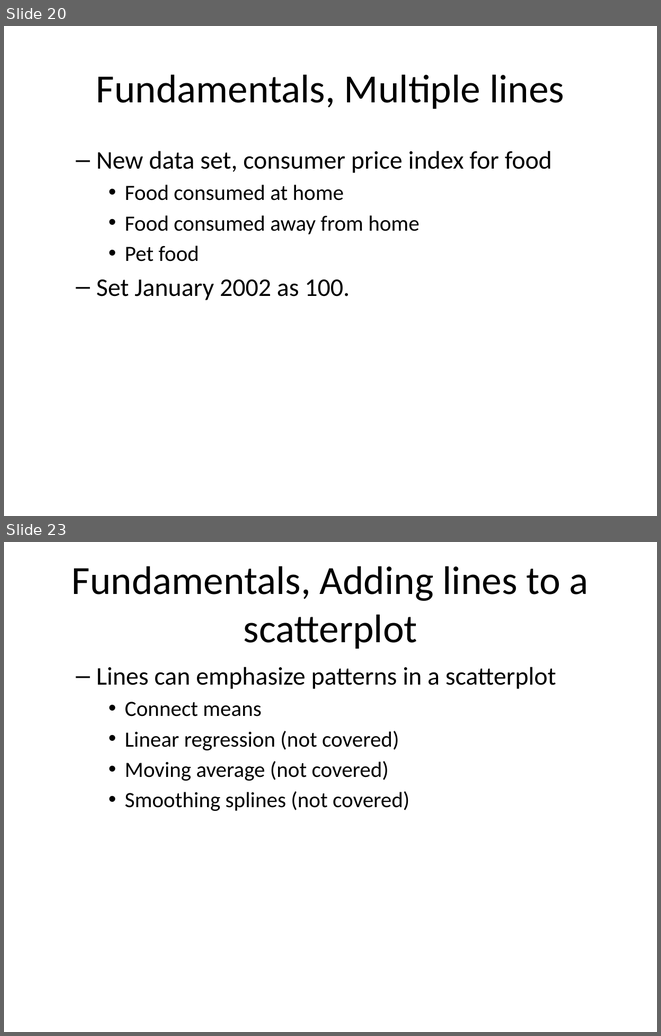
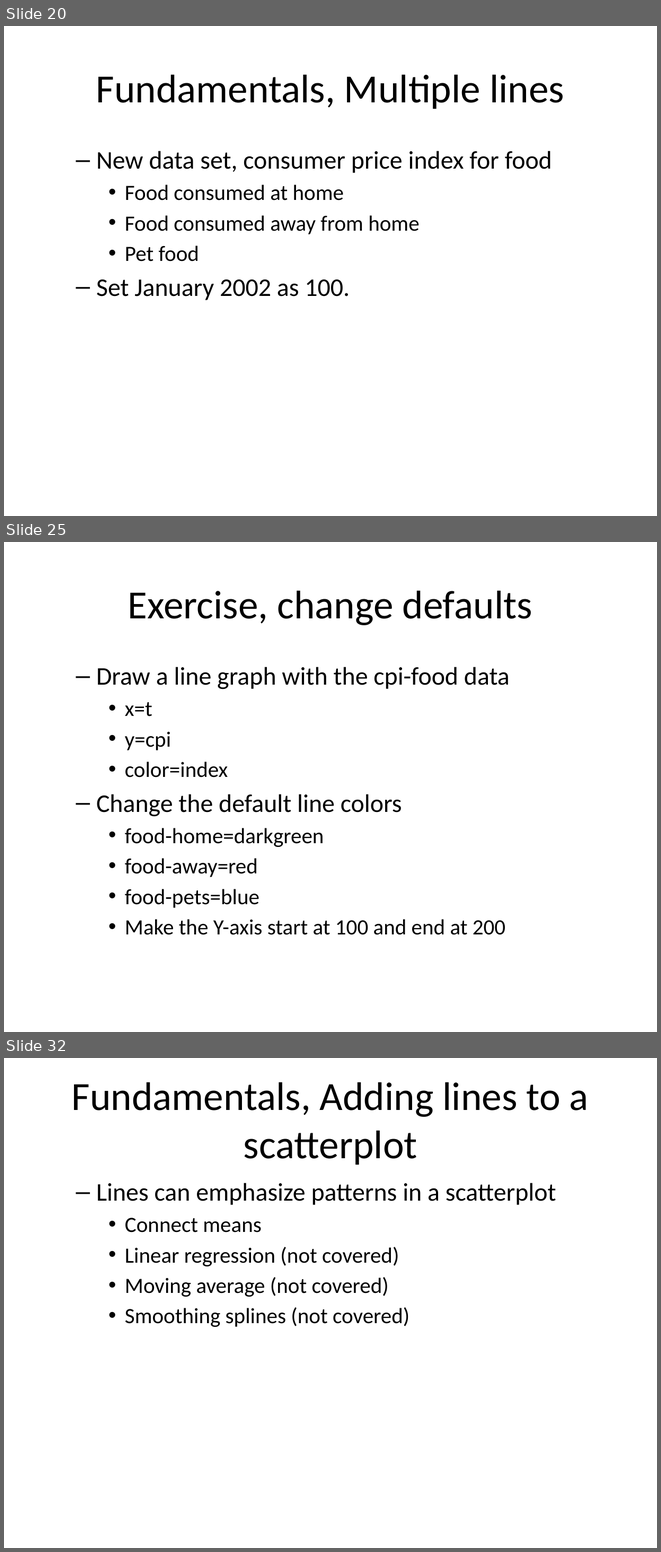
Before and after one commit to pmean/data-visualization, a slide deck: data-viz-03/component/fundamentals.pptx. Shown one above the other, each under a label of ours: slides 20 and 23 before the commit, slides 20, 25 and 32 after it; the slides between them are not shown. The pictures are 661x1036 and 661x1552 pixels, drawn with LibreOffice and Linux fonts; fonts in the diff are those of the drawing. Boxes give left, top, right and bottom in pixels: in the first picture for what was removed or moved away, otherwise in the second. Text is boxed around its words. In the diff, an @@ line names an element or a change of style, - is before the commit and + after.

Commit message:
Work on recommendations.Rmd in data-viz-03

```diff
--- a/data-viz-03/component/fundamentals.pptx
+++ b/data-viz-03/component/fundamentals.pptx
@@ slide 25 added at [4,542,657,1032], background #FFFFFF @@
@@ title added at [128,590,532,625], 44 pt, text #000000 @@
+Exercise, change defaults
@@ text added at [96,667,510,935], 24 pt, text #000000 @@
+  – Draw a line graph with the cpi-food data
+    • x=t
+    • y=cpi
+    • color=index
+  – Change the default line colors
+    • food-home=darkgreen
+    • food-away=red
+    • food-pets=blue
+    • Make the Y-axis start at 100 and end at 200
@@ what was slide 23 is now slide 32 @@
```
Also in this commit, not shown: 3 slides changed, 9 other slides added, 1 slide removed, 11 other files.
